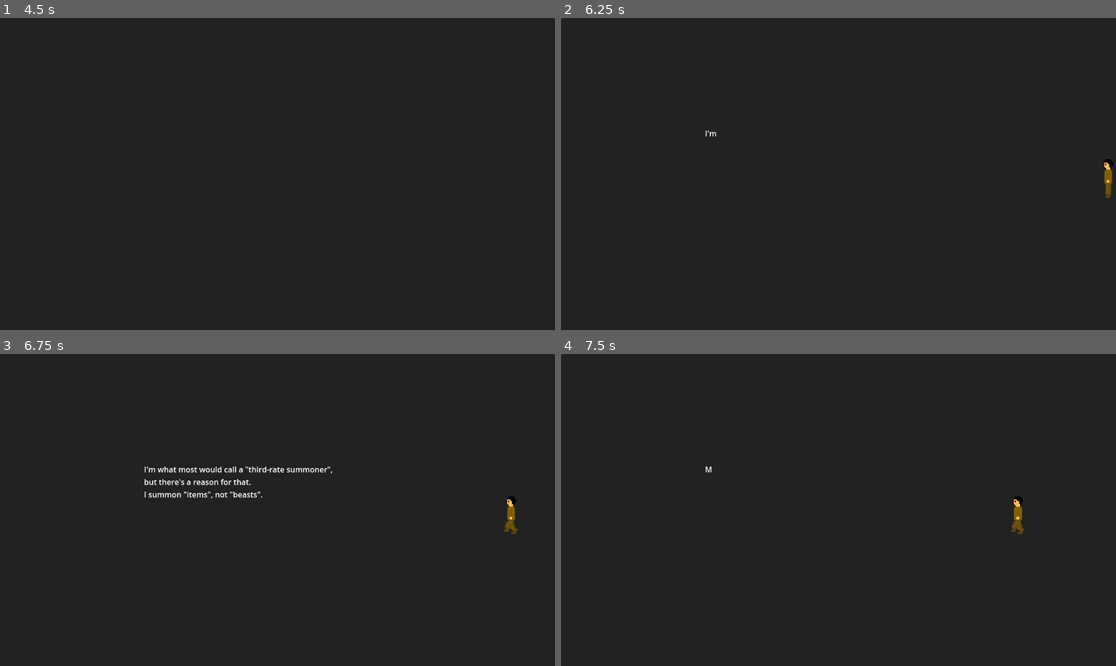
Above: before the commit, frames 1-4 (two rows, left to right).
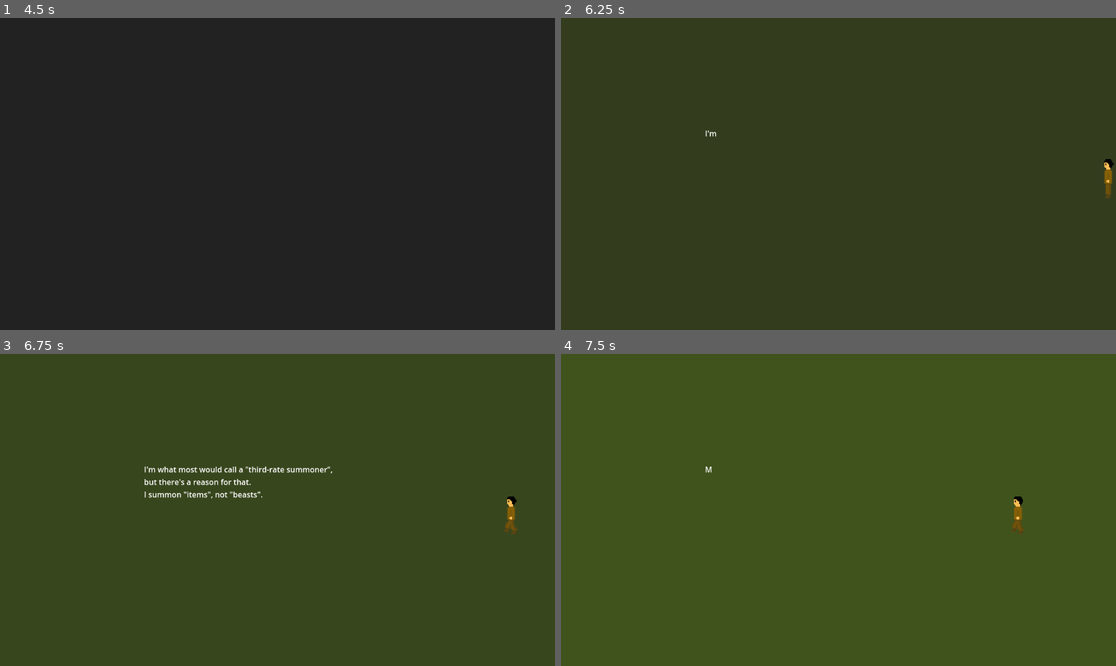
Above: after the commit, the same moments.

Repository: Stephen-Seo/LD55
Game: Godot game, scene res://main_scene.tscn
Two runs of this game, one before a commit and one after it. Both use one fixed random seed, a clock stepped at 60 frames per second and the inputs below.
Inputs:
- Up to frame 1 (4.5 s): tap Enter at 0.5 s; hold D (Right) 0.53-1.28 s; tap Space (Confirm) at 0.6, 1.25, 1.35, 2, 2.1, 2.75, 2.85, 3.5, 3.6, 4.25, 4.35 s; hold S (Down) 1.28-2.03 s; hold D (Right) 2.03-2.78 s; hold W (Up) 2.78-3.53 s; hold A (Left) from 3.53 s (still down)
- Up to frame 2 (6.25 s): release A (Left) at 5.03 s; hold S (Down) 5.03-5.78 s; tap Space (Confirm) at 5.1, 5.85 s; hold D (Right) from 5.78 s (still down)
- Up to frame 3 (6.75 s): release D (Right) at 6.53 s; hold W (Up) from 6.53 s (still down); tap Space (Confirm) at 6.6 s
- Up to frame 4 (7.5 s): release W (Up) at 7.28 s; hold D (Right) from 7.28 s (still down); tap Space (Confirm) at 7.35 s

Frame 1 is identical in both runs. In frame 2, 100% of the frame differs, in the area x 0-100%, y 0-100%; in frame 3, 99%; in frame 4, 100%.

Commit message:
Work
Tweaks and improvements.

Added a few sprites for battle.

Some setup for battle.

Diff:
--- a/DungeonEntrance.tscn
+++ b/DungeonEntrance.tscn
@@ -19,7 +19,7 @@
 
 [node name="DungeonEntrance" type="Sprite2D" parent="."]
 texture_filter = 1
-position = Vector2(2, -784)
+position = Vector2(0, -784)
 scale = Vector2(1.995, 1.995)
 texture = ExtResource("1_vo6aq")
 
@@ -32,7 +32,7 @@
 
 [node name="DungeonGuard" type="Sprite2D" parent="."]
 texture_filter = 1
-position = Vector2(2, -552)
+position = Vector2(0, -552)
 scale = Vector2(1.71, 1.71)
 texture = ExtResource("2_nujkm")
 
@@ -50,7 +50,7 @@
 shape = SubResource("WorldBoundaryShape2D_ocep5")
 
 [node name="CollisionShape2D2" type="CollisionShape2D" parent="StaticBody2D"]
-position = Vector2(0, 210)
+position = Vector2(0, 243)
 shape = SubResource("WorldBoundaryShape2D_gq7j0")
 
 [node name="CollisionShape2D3" type="CollisionShape2D" parent="StaticBody2D"]
@@ -59,8 +59,8 @@
 
 [node name="Label" type="Label" parent="."]
 z_index = 5
-offset_left = -111.0
-offset_top = 152.0
-offset_right = 111.0
-offset_bottom = 175.0
+offset_left = -110.0
+offset_top = 208.0
+offset_right = 112.0
+offset_bottom = 231.0
 text = "The Dungeon is to the north!"
--- a/MainLogic.gd
+++ b/MainLogic.gd
@@ -12,7 +12,7 @@
 
 @onready var camera = $Camera2D
 
-const camera_move_speed = 80.0
+const camera_move_speed = 1.5
 
 const text_speed = 0.08
 
@@ -21,8 +21,8 @@
 const intro_text_00 = "The name's Gander Schwartz.\nBut my friends call me the \"Wandering Gander\"."
 const intro_text_01 = "I'm what most would call a \"third-rate summoner\",\nbut there's a reason for that.\nI summon \"items\", not \"beasts\"."
 const intro_text_02 = "Most summoners summon beasts to fight for them.\nI summon items to fight with, or even tools to solve puzzles in dungeons."
-const intro_text_03 = "There is one dungeon I've been itching to conquer.\nThe elemental dungeon!"
-const intro_text_04 = "If I beat the elemental dungeon,\nI'll be able to enhance my summons with elemental properties!"
+const intro_text_03 = "There is one dungeon I've been itching to conquer.\nThe Elemental Dungeon!"
+const intro_text_04 = "If I beat the Elemental Dungeon,\nI'll be able to enhance my summons with elemental properties!"
 const intro_text_05 = "No longer would I need to light an oil lantern with flint and steel,\nor keep lugging around leather skins for water!"
 const intro_text_06 = "But the dungeon is a challenge.\nA challenge I hope to best with my wits and my item summoning!"
 
@@ -56,19 +56,26 @@
 	Dungeon_Entrance_Battle,
 }
 
+enum BattleMenu {
+	MainMenu,
+}
+
 static var state_dict = {}
 
 var tween_volume
 var tween_text
+var tween_scene
 
 var diamonds_gone = false
-
-var music_file
 
 var gander
 
 var level
 var level_guard = null
+
+var level_cached_pos = null
+
+var viewport_size
 
 # Called when the node enters the scene tree for the first time.
 func _ready():
@@ -81,6 +88,11 @@
 			"angle" : 0.0
 		}
 		music_player.play()
+		viewport_size = get_viewport().size
+		get_viewport().size_changed.connect(func():
+			viewport_size = get_viewport().size
+			state_dict["battle_refresh_gui"] = true
+		)
 
 func update_text(text, next_state):
 	if state_dict["timer"] > text_speed:
@@ -113,9 +125,7 @@
 			main_label.text = ""
 			lower_label.text = ""
 			music_player.volume_db = 0.0
-			music_player.stream = AudioStreamMP3.new()
-			music_file = FileAccess.open("res://audio/LD55_1.mp3", FileAccess.READ)
-			music_player.stream.data = music_file.get_buffer(music_file.get_length())
+			music_player.stream = load("res://audio/LD55_1.mp3")
 			music_player.stream.loop = true
 			music_player.play()
 			var gander_scene = preload("res://gander_schwartz.tscn")
@@ -125,6 +135,8 @@
 			gander.position.y = 50
 			gander.velocity.x = -gander.SPEED
 			gander.auto_control_action = "walking_left"
+			tween_scene = get_tree().create_tween()
+			tween_scene.tween_method(func(c): RenderingServer.set_default_clear_color(c), Color(0.13, 0.13, 0.13, 1.0), Color(0.3, 0.4, 0.1, 1.0), 4)
 		StateT.Introduction_00:
 			update_stop_diamonds(delta)
 			update_text(intro_text_00, StateT.Introduction_00_post)
@@ -174,11 +186,8 @@
 				lower_label.text = ""
 				lower_label.self_modulate = Color(1, 1, 1, 1)
 			)
-			music_file.close()
 			music_player.volume_db = 0.0
-			music_player.stream = AudioStreamMP3.new()
-			music_file = FileAccess.open("res://audio/LD55_2.mp3", FileAccess.READ)
-			music_player.stream.data = music_file.get_buffer(music_file.get_length())
+			music_player.stream = load("res://audio/LD55_2.mp3")
 			music_player.stream.loop = true
 			music_player.play()
 		StateT.Dungeon_Entrance:
@@ -188,6 +197,33 @@
 			if level_guard != null and gander.last_collided_id == level_guard.get_instance_id():
 				print("collided with guard.")
 				gander.last_collided_id = null
+				music_player.stop()
+				music_player.stream = preload("res://audio/LD55_3.mp3")
+				music_player.stream.loop = true
+				music_player.play()
+				level.find_child("DungeonGuardCollider").set_deferred("disabled", true)
+				gander.find_child("CollisionShape2D").set_deferred("disabled", true)
+				gander.player_controlled = false
+				gander.current_scene_type = gander.GanderSceneT.Battle
+				tween_scene = get_tree().create_tween()
+				level_cached_pos = level.find_child("DungeonEntrance").position
+				var battle_pos = level_cached_pos + Vector2(0.0, 500.0)
+				tween_scene.set_parallel()
+				tween_scene.tween_property(level.find_child("DungeonGuard"), "position", battle_pos - Vector2(200.0, 30.0), 2.0)
+				tween_scene.tween_property(gander, "position", battle_pos + Vector2(200.0, 0.0), 2.0)
+				gander.auto_control_action = "walking_right"
+				tween_scene.set_parallel(false)
+				tween_scene.tween_callback(func():
+					gander.auto_control_action = "facing_left"
+					state_dict["state"] = StateT.Dungeon_Entrance_Battle
+					state_dict["battle_state"] = BattleMenu.MainMenu
+					state_dict["battle_menu_setup"] = false
+					state_dict["battle_refresh_gui"] = false
+					state_dict["battle_item"] = null
+				)
+		StateT.Dungeon_Entrance_Battle:
+			camera_to_target(delta, level_cached_pos + Vector2(0.0, 500.0))
+			setup_battle_menu()
 		_:
 			pass
 	if gander is MainCharacter and not gander.player_controlled and gander.current_scene_type == gander.GanderSceneT.Introduction:
@@ -198,7 +234,9 @@
 
 
 func _unhandled_input(event):
-	if event.is_pressed() and event.is_action("Confirm"):
+	if state_dict["state"] == StateT.Dungeon_Entrance_Battle:
+		handle_battle_input(event)
+	elif event.is_pressed() and event.is_action("Confirm"):
 		match state_dict["state"]:
 			StateT.Start:
 				main_label.text = start_text
@@ -335,12 +373,75 @@
 	diamond_position_update()
 
 func camera_to_gander(delta):
-	var diff = gander.position - camera.position
-	if diff.length() > 0.04:
-		var move_vec = diff.normalized() * camera_move_speed * delta
-		if diff.length() < move_vec.length():
-			camera.position = gander.position
-		else:
-			camera.position += move_vec
-	else:
-		camera.position = gander.position
+	camera_to_target(delta, gander.position)
+
+func camera_to_target(delta, vec2):
+	var diff = vec2 - camera.position
+	camera.position += diff * delta * camera_move_speed
+
+func setup_battle_menu():
+	match state_dict["battle_state"]:
+		BattleMenu.MainMenu:
+			if not state_dict["battle_menu_setup"] or state_dict["battle_refresh_gui"]:
+				state_dict["battle_menu_setup"] = true
+				state_dict["battle_refresh_gui"] = false
+				var battle_arrow = camera.find_child("BattleArrow")
+				if battle_arrow == null:
+					battle_arrow = Sprite2D.new()
+					battle_arrow.set_name(&"BattleArrow")
+					battle_arrow.texture = load("res://gimp/arrow.png")
+					camera.add_child(battle_arrow, true)
+					battle_arrow.set_owner(camera)
+				var battle_menu_item_0 = camera.find_child("BattleMenuItem0")
+				if battle_menu_item_0 == null:
+					battle_menu_item_0 = Label.new()
+					battle_menu_item_0.set_name(&"BattleMenuItem0")
+					camera.add_child(battle_menu_item_0, true)
+					battle_menu_item_0.set_owner(camera)
+				var battle_menu_item_1 = camera.find_child("BattleMenuItem1")
+				if battle_menu_item_1 == null:
+					battle_menu_item_1 = Label.new()
+					battle_menu_item_1.set_name(&"BattleMenuItem1")
+					camera.add_child(battle_menu_item_1, true)
+					battle_menu_item_1.set_owner(camera)
+				if state_dict["battle_item"] == null:
+					battle_menu_item_0.text = "Summon Item"
+					battle_menu_item_1.text = ""
+					var arrow_rect = battle_arrow.get_rect()
+					battle_arrow.position.x = (arrow_rect.size.x - viewport_size.x) / 2.0
+					battle_arrow.position.y = (viewport_size.y - arrow_rect.size.y) / 2.0
+					battle_menu_item_0.position.x = arrow_rect.size.x - viewport_size.x / 2.0
+					battle_menu_item_0.position.y = battle_arrow.position.y
+					state_dict["battle_selection"] = 0
+					state_dict["battle_options"] = ["summon"]
+				else:
+					battle_menu_item_0.text = "Attack with Item"
+					battle_menu_item_1.text = "Summon new Item"
+					var arrow_rect = battle_arrow.get_rect()
+					battle_arrow.position.x = (arrow_rect.size.x - viewport_size.x) / 2.0
+					battle_arrow.position.y = (viewport_size.y - arrow_rect.size.y * 3.0) / 2.0
+					battle_menu_item_0.position.x = arrow_rect.size.x - viewport_size.x / 2.0
+					battle_menu_item_0.position.y = battle_arrow.position.y
+					battle_menu_item_1.position.x = arrow_rect.size.x - viewport_size.x / 2.0
+					battle_menu_item_1.position.y = battle_arrow.position.y + arrow_rect.size.y
+					state_dict["battle_selection"] = 0
+					state_dict["battle_options"] = ["attack", "summon"]
+
+func handle_battle_input(event: InputEvent):
+	if event.is_pressed():
+		if event.is_action("Down"):
+			state_dict["battle_selection"] += 1
+			if state_dict["battle_selection"] >= state_dict["battle_options"].size():
+				state_dict["battle_selection"] = 0
+			battle_arrow_positioning()
+		elif event.is_action("Up"):
+			state_dict["battle_selection"] -= 1
+			if state_dict["battle_selection"] < 0:
+				state_dict["battle_selection"] = state_dict["battle_options"].size() - 1
+			battle_arrow_positioning()
+
+func battle_arrow_positioning():
+	var battle_arrow: Sprite2D = camera.find_child("BattleArrow")
+	if battle_arrow != null:
+		var arrow_rect = battle_arrow.get_rect()
+		battle_arrow.position.y = (viewport_size.y + arrow_rect.size.y) / 2.0 - (arrow_rect.size.y * (state_dict["battle_options"].size() - state_dict["battle_selection"]))
--- a/gander_schwartz.gd
+++ b/gander_schwartz.gd
@@ -6,6 +6,7 @@
 enum GanderSceneT {
 	Introduction,
 	Gameplay,
+	Battle,
 }
 var current_scene_type = GanderSceneT.Introduction
 var auto_control_action = "facing_front"
@@ -13,7 +14,6 @@
 var last_collided_id = null
 
 @onready var animated = $AnimatedSprite2D
-@onready var guard = $DungeonGuard
 
 const SPEED = 150.0
 const ANIM_DEADZONE = 0.3
@@ -60,9 +60,10 @@
 	elif animated.animation != auto_control_action:
 		animated.play(auto_control_action)
 
-	move_and_slide()
-	var last_collision = get_last_slide_collision()
-	if last_collision != null:
-		last_collided_id = last_collision.get_collider_id()
-	else:
-		last_collided_id = null
+	if current_scene_type != GanderSceneT.Battle:
+		move_and_slide()
+		var last_collision = get_last_slide_collision()
+		if last_collision != null:
+			last_collided_id = last_collision.get_collider_id()
+		else:
+			last_collided_id = null
--- a/main_scene.tscn
+++ b/main_scene.tscn
@@ -6,6 +6,7 @@
 [ext_resource type="Texture2D" uid="uid://djwgnisoid4co" path="res://gimp/water_diamond.png" id="4_u6w6s"]
 [ext_resource type="Texture2D" uid="uid://d2mxjcl50laoa" path="res://gimp/wind_diamond.png" id="5_3irym"]
 [ext_resource type="AudioStream" uid="uid://2epey2fmmtb2" path="res://audio/LD55_0.mp3" id="6_3kpot"]
+[ext_resource type="Texture2D" uid="uid://bemf77dxebgw1" path="res://gimp/sword.png" id="7_v3xw4"]
 
 [node name="Node2D" type="Node2D"]
 script = ExtResource("1_43no1")
@@ -44,3 +45,7 @@
 
 [node name="MusicPlayer" type="AudioStreamPlayer" parent="."]
 stream = ExtResource("6_3kpot")
+
+[node name="Sword" type="Sprite2D" parent="."]
+position = Vector2(-669, 382)
+texture = ExtResource("7_v3xw4")
--- a/project.godot
+++ b/project.godot
@@ -13,7 +13,9 @@
 config/name="LD55"
 run/main_scene="res://main_scene.tscn"
 config/features=PackedStringArray("4.2", "GL Compatibility")
+boot_splash/bg_color=Color(0.141176, 0.141176, 0.141176, 1)
 config/icon="res://icon.svg"
+boot_splash/minimum_display_time=1000
 
 [input]
 
Not shown, added: export_presets.cfg
Binary file added: gimp/arrow.png
Not shown, added: gimp/arrow.png.import
Binary file added: gimp/hammer.png
Not shown, added: gimp/hammer.png.import
Binary file added: gimp/sword.png
Not shown, added: gimp/sword.png.import
Not shown: 1 places in main_scene.tscn that only renumber resources
